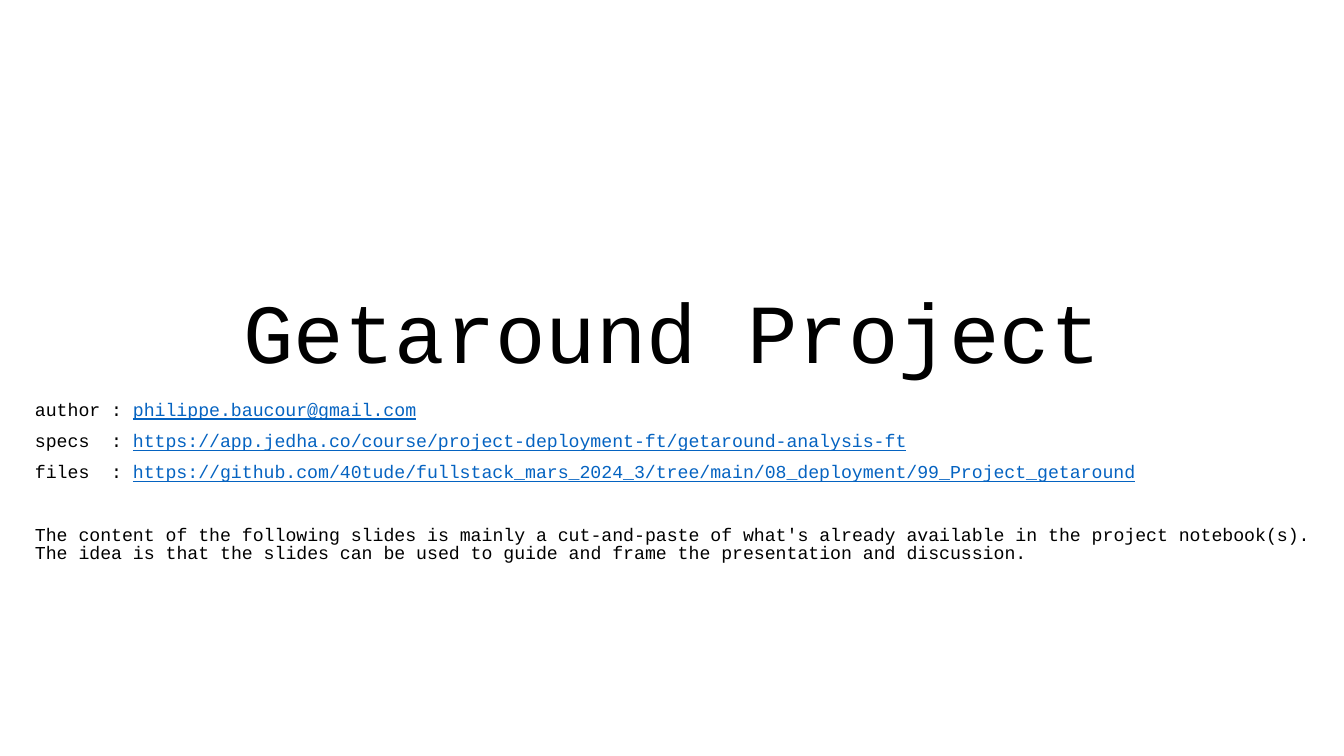
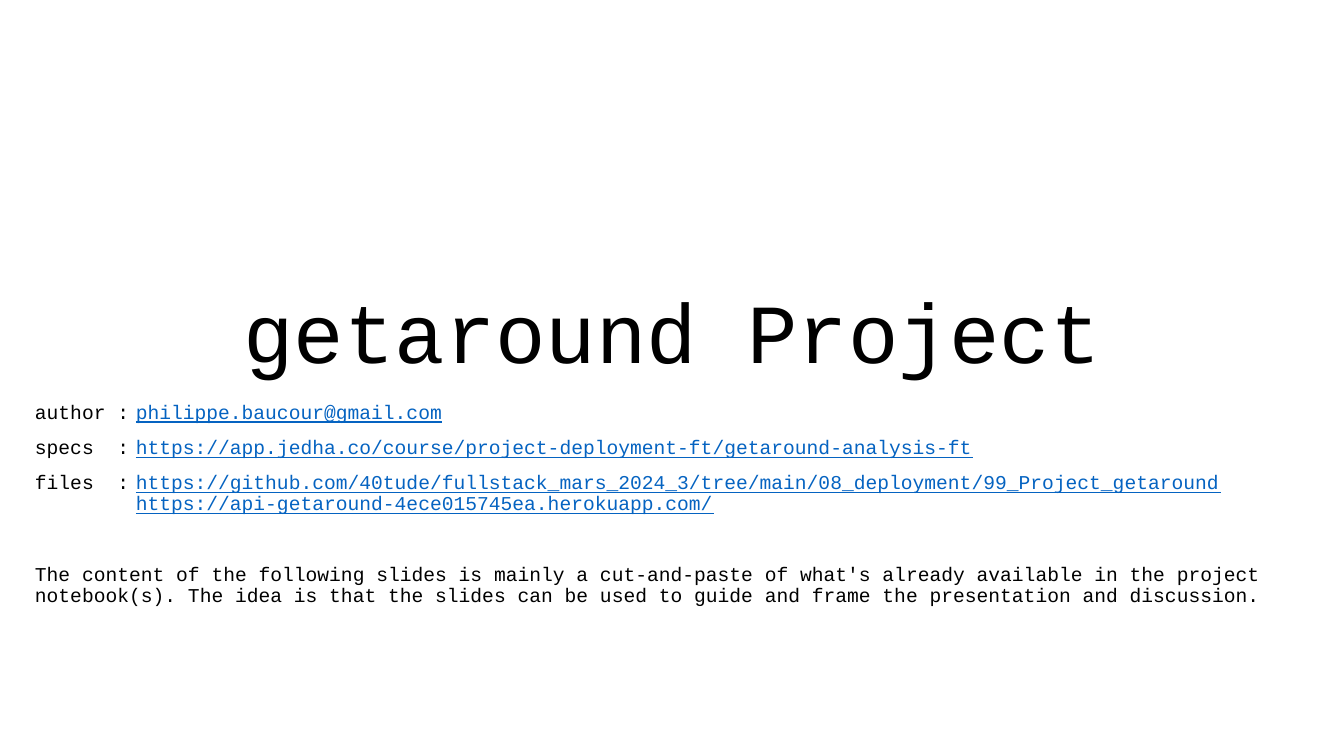
Before and after one commit to 40tude/02_Data-Science_Fullstack_march_2024, a slide deck: slide 1 of 08_deployment/99_Project_getaround/01_getaround_project.pptx. Drawn at 1344x756 pixels with LibreOffice and Linux fonts; fonts in the diff are those of the drawing. Boxes give left, top, right and bottom in pixels: in the first picture for what was removed or moved away, otherwise in the second. Text is boxed around its words. In the diff, an @@ line names an element or a change of style, - is before the commit and + after.

Commit message:
getaround : work on the slides for next week presentation

```diff
--- a/08_deployment/99_Project_getaround/01_getaround_project.pptx
+++ b/08_deployment/99_Project_getaround/01_getaround_project.pptx
@@ title at [244, 303, 1101, 381]: text changed @@
-Getaround Project
+getaround Project
@@ subtitle at [35, 405, 1259, 606]: size 12.9 to 14 pt in "author : philippe.baucour@gmail.com", "specs : https://app.jedha.co/course/project-deployment-ft/ge ...", "The content of the following slides is ..."; line spacing 0.8 to 0.9 @@
@@ subtitle at [35, 475, 1219, 514]: text changed; size 12.9 to 14 pt @@
-files : https://github.com/40tude/fullstack_mars_2024_3/tree/main/08_deployment/99_Project_getaround
+files : https://github.com/40tude/fullstack_mars_2024_3/tree/main/08_deployment/99_Project_getaround
+https://api-getaround-4ece015745ea.herokuapp.com/
```
Also in this commit, not shown: 7 slides added, 1 slide removed, 1 other file.
